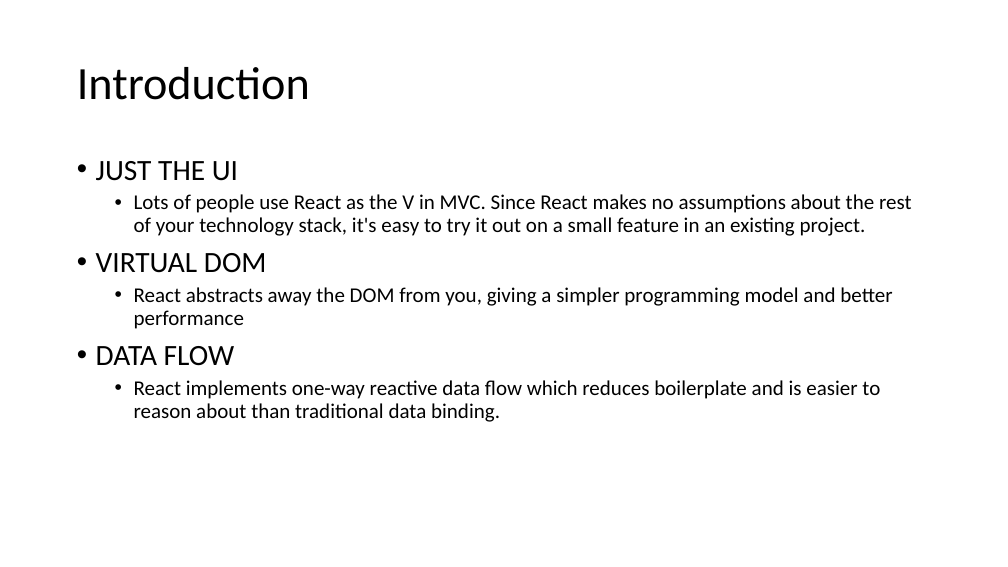
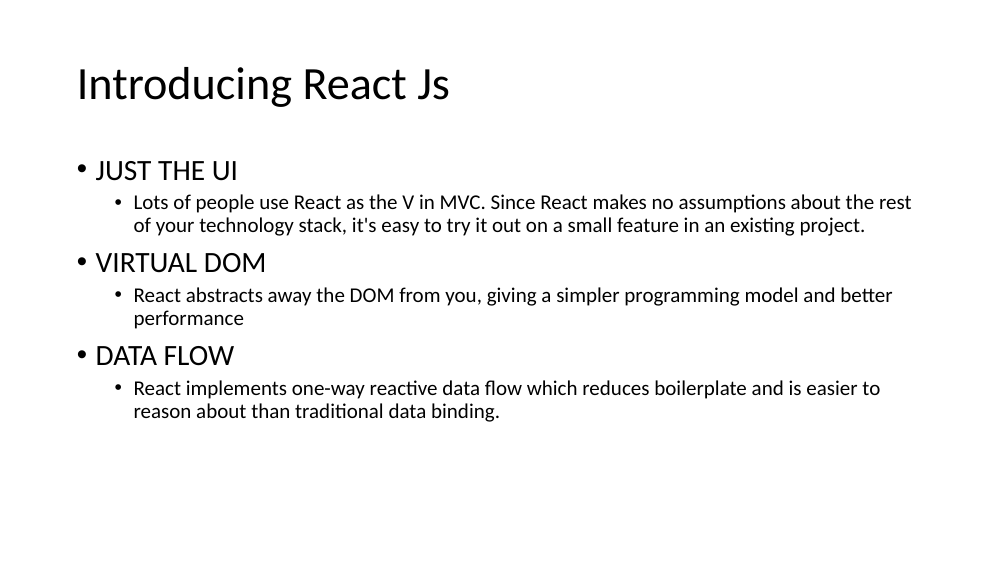
Before and after one commit to awahab29/samplealt, a slide deck: slide 22 of React.pptx (slide 14 before the commit). Drawn at 1008x567 pixels with LibreOffice and Linux fonts; fonts in the diff are those of the drawing. Boxes give left, top, right and bottom in pixels: in the first picture for what was removed or moved away, otherwise in the second. Text is boxed around its words. In the diff, an @@ line names an element or a change of style, - is before the commit and + after.

Commit message:
ppt in progress

```diff
--- a/React.pptx
+++ b/React.pptx
@@ title at (x1=77, y1=67, x2=450, y2=107): text changed @@
-Introduction
+Introducing React Js
```
Also in this commit, not shown: 6 other slides changed, 8 slides added, 1 slide removed.
